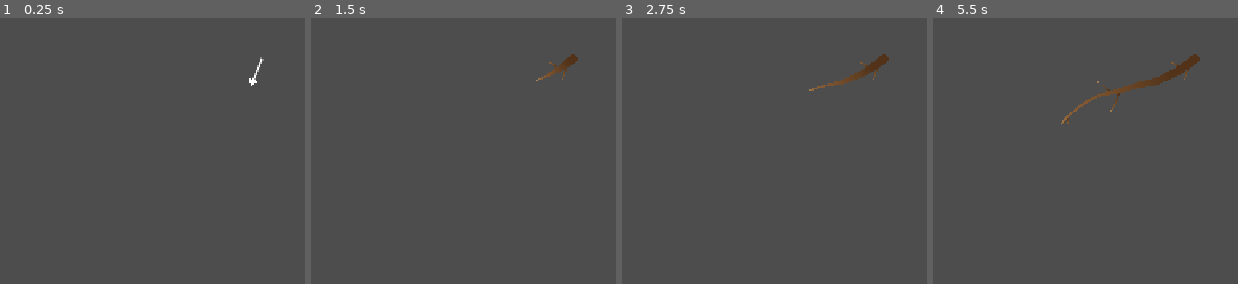
Above: before the commit, frames 1-4 (left to right).
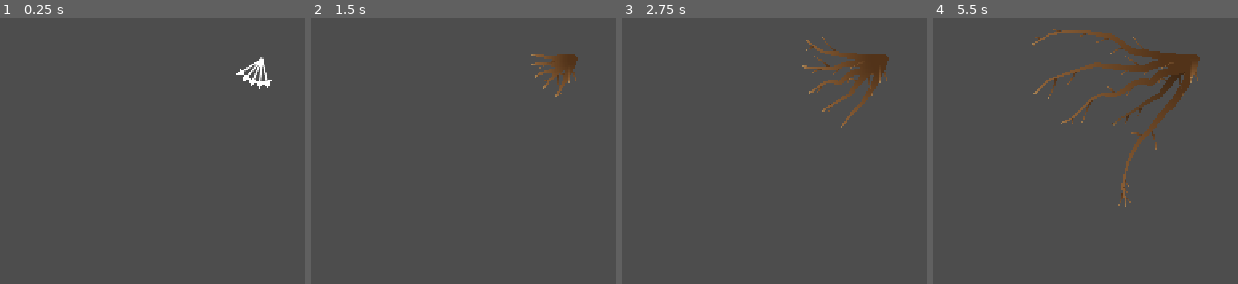
Above: after the commit, the same moments.

Repository: K1ktor/RootGame
Game: Godot game, scene res://Testowanie/Kaniok/Test.tscn
Same seed, same stepped clock (60 frames per second), same inputs: the game is played once before the commit and once after it. This scene is started directly instead of the project's main scene.
Inputs (mouse positions are in pixels of both pictures, inside the frame that each line leads up to):
- Up to frame 1 (0.25 s): no input
- Up to frame 2 (1.5 s): tap Enter at 0.5 s; move the mouse to (outside the picture) at 0.52 s; click (outside the picture) at 0.67 s; tap Space at 0.77 s; move the mouse to (411, 81) at 1.27 s; click (411, 81) at 1.42 s
- Up to frame 3 (2.75 s): tap Space at 1.52 s; move the mouse to (outside the picture) at 2.02 s; click (outside the picture) at 2.17 s
- Up to frame 4 (5.5 s): move the mouse to (1155, 148) at 2.77 s; click (1155, 148) at 2.92 s; tap Space at 3.02, 3.77, 4.25, 4.52 s; move the mouse to (outside the picture) at 3.52 s; click (outside the picture) at 3.67 s; move the mouse to (outside the picture) at 4.27 s; click (outside the picture) at 4.42 s; move the mouse to (1234, 57) at 5.02 s; click (1234, 57) at 5.17 s

The runs differ from the first frame. In frame 1, 0.4% of the frame differs, in the area x 77-90%, y 14-27%; in frame 2, 0.8%; in frame 3, 2.0%; in frame 4, 4.5%, in the area x 32-87%, y 4-72%.

Commit message:
WaterSource i kolorowe korzenia

Diff:
--- a/root-game/Testowanie/Kaniok/Test.tscn
+++ b/root-game/Testowanie/Kaniok/Test.tscn
@@ -8,6 +8,7 @@
 [node name="Test" type="Node2D" unique_id=69225555]
 
 [node name="RootSpawner" parent="." unique_id=1033761846 instance=ExtResource("1_bw6eb")]
+roots_per_click = 5
 
 [node name="Camera2D" type="Camera2D" parent="." unique_id=2099984695]
 
--- /dev/null
+++ b/root-game/Testowanie/Kaniok/WaterSourceTest.tscn
@@ -0,0 +1,26 @@
+[gd_scene format=3 uid="uid://cto2eep5adrs0"]
+
+[ext_resource type="PackedScene" uid="uid://devpi7wm3aoa3" path="res://mechanics/terrain/WaterSource/WaterSource.tscn" id="1_water"]
+[ext_resource type="PackedScene" uid="uid://brxqsch3nf3p" path="res://mechanics/root/RootSpawner.tscn" id="2_spawner"]
+
+[node name="WaterSourceTest" type="Node2D" unique_id=1139010899]
+
+[node name="Camera2D" type="Camera2D" parent="." unique_id=1002742329]
+
+[node name="WaterSourceOval" parent="." unique_id=132959649 instance=ExtResource("1_water")]
+position = Vector2(-380, 60)
+polygon = PackedVector2Array(110, 0, 85, 36, 65, 61, 15, 52, -57.599686, 49.91967, -67, 0, -84, -36, -35, -63, 33, -61, 93, -40)
+
+[node name="WaterSourceConcave" parent="." unique_id=1685427004 instance=ExtResource("1_water")]
+position = Vector2(0, 120)
+polygon = PackedVector2Array(-120, -60, -70, -60, -60, 10, -30, 30, 30, 30, 60, 10, 70, -60, 120, -60, 115, 30, 80, 70, 0, 90, -80, 70, -115, 30)
+
+[node name="WaterSourceLong" parent="." unique_id=1880348569 instance=ExtResource("1_water")]
+position = Vector2(380, 40)
+polygon = PackedVector2Array(-150, -20, -60, -50, 40, -45, 140, -10, 150, 20, 60, 45, -40, 50, -140, 25)
+inset = 14.0
+collision_source = 1
+
+[node name="RootSpawner" parent="." unique_id=1788655478 instance=ExtResource("2_spawner")]
+position = Vector2(0, -300)
+roots_per_click = 3
--- a/root-game/autoloads/signals.gd
+++ b/root-game/autoloads/signals.gd
@@ -1 +1,4 @@
+extends Node
 # Tu wszystkie sygnały
+
+signal level_complete()
--- a/root-game/mechanics/root/Root.tscn
+++ b/root-game/mechanics/root/Root.tscn
@@ -7,7 +7,12 @@
 offsets = PackedFloat32Array(0.20987654, 0.9506173, 1)
 colors = PackedColorArray(0.32, 0.2, 0.1, 1, 0.55, 0.38, 0.22, 1, 0.65724516, 0.5235924, 0.3440581, 1)
 
+[sub_resource type="Gradient" id="Gradient_drink"]
+offsets = PackedFloat32Array(0.2, 0.95, 1)
+colors = PackedColorArray(0.1, 0.3, 0.6, 1, 0.25, 0.55, 0.9, 1, 0.45, 0.72, 0.95, 1)
+
 [node name="Root" type="Node2D" unique_id=776282153]
 script = ExtResource("1_root")
 offshoot_scene = ExtResource("2_offshoot")
 root_gradient = SubResource("Gradient_root")
+drink_gradient = SubResource("Gradient_drink")
--- a/root-game/mechanics/root/Scripts/root.gd
+++ b/root-game/mechanics/root/Scripts/root.gd
@@ -3,6 +3,7 @@
 
 signal segment_finished(tip_position: Vector2)
 signal stopped(hit_position: Vector2)
+signal drank_water(water: WaterSource)
 
 enum State { AIMING, GROWING, STOPPED }
 
@@ -32,6 +33,16 @@
 @export var root_gradient: Gradient
 @export var wave_amplitude: float = 6.0
 
+@export_group("Uderzenie w mapę")
+@export_range(0.0, 1.0) var hit_darken: float = 0.25     # o ile ściemnić korzeń po uderzeniu w przeszkodę
+@export var hit_darken_duration: float = 0.4
+
+@export_group("Picie wody")
+@export var drink_gradient: Gradient         # kolor korzenia po napiciu się (od podstawy do czubka)
+@export var drink_duration: float = 1.5
+@export_range(0.0, 0.5) var drink_softness: float = 0.15   # szerokość rozmycia frontu wody
+@export_range(2, 64) var drink_samples: int = 24
+
 var _state: State = State.AIMING
 var _angle: float = 0.0
 var _swing_dir: float = 1.0
@@ -40,6 +51,9 @@
 var _points: PackedVector2Array = [Vector2.ZERO]
 var _segment: PackedVector2Array = []
 var _blocked := false
+var _hit_collider: Object = null
+var _own_gradient: Gradient
+var _drank := false
 var _grow_time: float = 0.0
 
 var _line: Line2D
@@ -135,6 +149,7 @@
 	var clip := clip_path(self, path, collision_mask)
 	_segment = clip["path"]
 	_blocked = clip["hit"]
+	_hit_collider = clip["collider"]
 	_spawn_offshoots()
 	_grow_time = 0.0
 	_state = State.GROWING
@@ -178,9 +193,79 @@
 		set_physics_process(false)
 		set_process_unhandled_input(false)
 		stopped.emit(to_global(_tip()))
+		var water := _hit_water_source()
+		if water:
+			_drink(water)
+		else:
+			_darken()
 	else:
 		_state = State.AIMING
 		segment_finished.emit(to_global(_tip()))
+
+
+func has_drunk() -> bool:
+	return _drank
+
+
+func _hit_water_source() -> WaterSource:
+	var node := _hit_collider as Node
+	while node:
+		if node is WaterSource:
+			return node
+		node = node.get_parent()
+	return null
+
+
+# Woda "wciągana" od czubka do podstawy: front przesuwa się z 1 do 0 po długości linii.
+func _drink(water: WaterSource) -> void:
+	_drank = true
+	_take_own_gradient()
+	_set_drink_front(1.0 + drink_softness)
+	var tween := create_tween()
+	tween.tween_method(_set_drink_front, 1.0 + drink_softness, -drink_softness, drink_duration) 			.set_trans(Tween.TRANS_SINE).set_ease(Tween.EASE_IN_OUT)
+	tween.finished.connect(Signals.level_complete.emit)
+	drank_water.emit(water)
+
+
+func _set_drink_front(front: float) -> void:
+	var offsets := PackedFloat32Array()
+	var colors := PackedColorArray()
+	for i in drink_samples:
+		var o := float(i) / (drink_samples - 1)
+		var base := root_gradient.sample(o) if root_gradient else root_color
+		var water := drink_gradient.sample(o) if drink_gradient else Color(0.25, 0.55, 0.9)
+		var w := smoothstep(front - drink_softness, front + drink_softness, o)
+		offsets.append(o)
+		colors.append(base.lerp(water, w))
+	_own_gradient.offsets = offsets
+	_own_gradient.colors = colors
+
+
+func _darken() -> void:
+	_take_own_gradient()
+	_set_darkness(0.0)
+	create_tween().tween_method(_set_darkness, 0.0, hit_darken, hit_darken_duration) 			.set_trans(Tween.TRANS_SINE).set_ease(Tween.EASE_OUT)
+
+
+func _set_darkness(amount: float) -> void:
+	var offsets := PackedFloat32Array()
+	var colors := PackedColorArray()
+	for i in drink_samples:
+		var o := float(i) / (drink_samples - 1)
+		var base := root_gradient.sample(o) if root_gradient else root_color
+		offsets.append(o)
+		colors.append(base.darkened(amount))
+	_own_gradient.offsets = offsets
+	_own_gradient.colors = colors
+
+
+# Własna kopia gradientu, żeby nie zmieniać współdzielonego zasobu innych korzeni
+func _take_own_gradient() -> void:
+	_own_gradient = Gradient.new()
+	_line.gradient = _own_gradient
+	for child in get_children():
+		if child is Offshoot and child.gradient == root_gradient:
+			child.gradient = _own_gradient
 
 
 # Pomocnicze, używane też przez Offshoot
@@ -201,9 +286,9 @@
 		var hit := _raycast_obstacle(space, node.to_global(path[i - 1]), node.to_global(path[i]), mask)
 		if not hit.is_empty():
 			out.append(node.to_local(hit["position"]))
-			return {"path": out, "hit": true}
+			return {"path": out, "hit": true, "collider": hit["collider"]}
 		out.append(path[i])
-	return {"path": out, "hit": false}
+	return {"path": out, "hit": false, "collider": null}
 
 
 static func _raycast_obstacle(space: PhysicsDirectSpaceState2D, from: Vector2, to: Vector2, mask: int) -> Dictionary:
--- a/root-game/mechanics/root/Scripts/root_spawner.gd
+++ b/root-game/mechanics/root/Scripts/root_spawner.gd
@@ -32,5 +32,7 @@
 
 func _on_root_stopped(hit_position: Vector2, root: Root) -> void:
 	root_stopped.emit(root, hit_position)
+	if root.has_drunk():
+		return
 
 	_spawn.call_deferred(root.angle_offset_deg, root)
--- /dev/null
+++ b/root-game/mechanics/terrain/WaterSource/Scripts/water_source.gd
@@ -0,0 +1,181 @@
+@tool
+class_name WaterSource
+extends Polygon2D
+
+enum CollisionSource { OUTER, INNER }
+enum GradientDirection { VERTICAL, HORIZONTAL, RADIAL }
+
+const MIN_AREA := 1.0
+const COLLINEAR_EPS := 0.001
+
+const GENERATED_PROPERTIES := ["texture", "texture_offset", "texture_scale"]
+
+const FILLS := {
+	GradientDirection.VERTICAL: [GradientTexture2D.FILL_LINEAR, Vector2(0.5, 0.0), Vector2(0.5, 1.0)],
+	GradientDirection.HORIZONTAL: [GradientTexture2D.FILL_LINEAR, Vector2(0.0, 0.5), Vector2(1.0, 0.5)],
+	GradientDirection.RADIAL: [GradientTexture2D.FILL_RADIAL, Vector2(0.5, 0.5), Vector2(1.0, 0.5)],
+}
+
+@export_range(0.0, 64.0, 0.5, "or_greater", "suffix:px") var inset: float = 8.0:
+	set(value):
+		inset = maxf(value, 0.0)
+		_rebuild()
+@export var collision_source: CollisionSource = CollisionSource.OUTER:
+	set(value):
+		collision_source = value
+		_rebuild()
+
+@export_group("Wygląd")
+@export var bank_gradient: Gradient:
+	set(value):
+		bank_gradient = value
+		_update_look()
+@export var water_gradient: Gradient:
+	set(value):
+		water_gradient = value
+		_update_look()
+@export var gradient_direction: GradientDirection = GradientDirection.VERTICAL:
+	set(value):
+		gradient_direction = value
+		_update_look()
+
+var _last_polygon := PackedVector2Array()
+var _warning := ""
+var _bank_texture := GradientTexture2D.new()
+var _water_texture := GradientTexture2D.new()
+
+
+func _ready() -> void:
+	_update_look()
+	_rebuild()
+	set_process(Engine.is_editor_hint())
+
+
+func _process(_delta: float) -> void:
+	if polygon != _last_polygon:
+		_rebuild()
+
+
+func _validate_property(property: Dictionary) -> void:
+	if str(property.name) in GENERATED_PROPERTIES:
+		property.usage = PROPERTY_USAGE_EDITOR | PROPERTY_USAGE_READ_ONLY
+
+
+func _get_configuration_warnings() -> PackedStringArray:
+	return PackedStringArray([_warning]) if _warning else PackedStringArray()
+
+
+func _rebuild() -> void:
+	if not is_node_ready():
+		return
+	_last_polygon = polygon
+	var inner := _inner_polygon()
+
+	var water := get_node_or_null(^"Water") as Polygon2D
+	if water:
+		water.polygon = inner
+		water.visible = not inner.is_empty()
+	_map_textures()
+
+	var shape := _clean(polygon if collision_source == CollisionSource.OUTER else inner)
+	var valid := _is_simple(shape)
+	var collision := get_node_or_null(^"StaticBody2D/CollisionPolygon2D") as CollisionPolygon2D
+	if collision:
+		collision.polygon = shape if valid else PackedVector2Array()
+
+	var warning := _compute_warning(valid, inner)
+	if warning != _warning:
+		_warning = warning
+		update_configuration_warnings()
+
+
+func _compute_warning(valid: bool, inner: PackedVector2Array) -> String:
+	if polygon.size() < 3:
+		return "WaterSource potrzebuje co najmniej 3 punktów."
+	if not valid:
+		return "Kształt kolizji jest niepoprawny (krawędzie się przecinają) - kolizja wyłączona."
+	if inner.is_empty():
+		return "Brzeg (inset) jest grubszy niż kształt - woda jest ukryta."
+	return ""
+
+func _inner_polygon() -> PackedVector2Array:
+	var best := PackedVector2Array()
+	if polygon.size() < 3:
+		return best
+	var best_area := MIN_AREA
+	for part in Geometry2D.offset_polygon(polygon, -inset, Geometry2D.JOIN_ROUND):
+		var area := absf(_area(part))
+		if area > best_area:
+			best = part
+			best_area = area
+	return best
+
+func _update_look() -> void:
+	var fill: Array = FILLS[gradient_direction]
+	for pair in [[_bank_texture, bank_gradient], [_water_texture, water_gradient]]:
+		var tex: GradientTexture2D = pair[0]
+		tex.gradient = pair[1]
+		tex.fill = fill[0]
+		tex.fill_from = fill[1]
+		tex.fill_to = fill[2]
+	_map_textures()
+
+func _map_textures() -> void:
+	if not is_node_ready():
+		return
+	_map_texture(self, _bank_texture, bank_gradient)
+	var water := get_node_or_null(^"Water") as Polygon2D
+	if water:
+		_map_texture(water, _water_texture, water_gradient)
+
+static func _map_texture(target: Polygon2D, tex: GradientTexture2D, gradient: Gradient) -> void:
+	var points := target.polygon
+	if gradient == null or points.size() < 3:
+		target.texture = null
+		return
+	var rect := _bounds(points)
+	target.texture = tex
+	target.texture_offset = -rect.position
+	target.texture_scale = tex.get_size() / rect.size.max(Vector2.ONE)
+
+
+static func _bounds(points: PackedVector2Array) -> Rect2:
+	var rect := Rect2(points[0], Vector2.ZERO)
+	for p in points:
+		rect = rect.expand(p)
+	return rect
+
+
+static func _area(points: PackedVector2Array) -> float:
+	var sum := 0.0
+	var n := points.size()
+	for i in n:
+		sum += points[i].cross(points[(i + 1) % n])
+	return sum * 0.5
+
+static func _clean(points: PackedVector2Array) -> PackedVector2Array:
+	var out := points.duplicate()
+	var removed := true
+	while removed and out.size() >= 3:
+		removed = false
+		var n := out.size()
+		for i in n:
+			var ab := out[i] - out[(i + n - 1) % n]
+			var bc := out[(i + 1) % n] - out[i]
+			if absf(ab.cross(bc)) <= COLLINEAR_EPS * ab.length() * bc.length():
+				out.remove_at(i)
+				removed = true
+				break
+	return out
+
+static func _is_simple(points: PackedVector2Array) -> bool:
+	var n := points.size()
+	if n < 3 or absf(_area(points)) < MIN_AREA:
+		return false
+	for i in n:
+		var a := points[i]
+		var b := points[(i + 1) % n]
+		for j in range(i + 2, n - 1 if i == 0 else n):
+			if Geometry2D.segment_intersects_segment(a, b, points[j], points[(j + 1) % n]) != null:
+				return false
+	return true
--- /dev/null
+++ b/root-game/mechanics/terrain/WaterSource/WaterSource.tscn
@@ -0,0 +1,33 @@
+[gd_scene format=3 uid="uid://devpi7wm3aoa3"]
+
+[ext_resource type="Script" uid="uid://b7r87sq2pllps" path="res://mechanics/terrain/WaterSource/Scripts/water_source.gd" id="1_water_source"]
+
+[sub_resource type="Gradient" id="Gradient_bank"]
+colors = PackedColorArray(0.58, 0.42, 0.26, 1, 0.34, 0.22, 0.11, 1)
+
+[sub_resource type="Gradient" id="Gradient_water"]
+colors = PackedColorArray(0.4, 0.72, 0.93, 1, 0.1, 0.32, 0.62, 1)
+
+[sub_resource type="GradientTexture2D" id="GradientTexture2D_3mgdq"]
+gradient = SubResource("Gradient_water")
+fill = 1
+fill_from = Vector2(0.5, 0.5)
+fill_to = Vector2(1, 0.5)
+
+[node name="WaterSource" type="Polygon2D" unique_id=821674821]
+polygon = PackedVector2Array(110, 0, 85, 36, 36, 65, 15, 52, -57.599686, 49.91967, -67, 0, -84, -36, -35, -63, 33, -61, 93, -40)
+script = ExtResource("1_water_source")
+bank_gradient = SubResource("Gradient_bank")
+water_gradient = SubResource("Gradient_water")
+gradient_direction = 2
+
+[node name="Water" type="Polygon2D" parent="." unique_id=1402958631]
+texture = SubResource("GradientTexture2D_3mgdq")
+texture_offset = Vector2(73.55688, 54.93924)
+texture_scale = Vector2(0.3668321, 0.57872444)
+polygon = PackedVector2Array(31.52648, -53.03988, 87.02021, -33.61707, 100.90986, -0.93555, 79.42411, 30.00392, 36.0931, 55.6488, 19.21084, 45.19788, 15.42377, 44.01123, 15.22914, 44.00328, -50.93018, 42.10749, -59.13818, -1.48045, -59.76601, -3.41605, -73.55688, -32.62025, -33.05204, -54.93924)
+
+[node name="StaticBody2D" type="StaticBody2D" parent="." unique_id=1739026452]
+
+[node name="CollisionPolygon2D" type="CollisionPolygon2D" parent="StaticBody2D" unique_id=563219870]
+polygon = PackedVector2Array(110, 0, 85, 36, 36, 65, 15, 52, -57.599686, 49.91967, -67, 0, -84, -36, -35, -63, 33, -61, 93, -40)
Not shown, added: root-game/mechanics/terrain/WaterSource/Scripts/water_source.gd.uid
